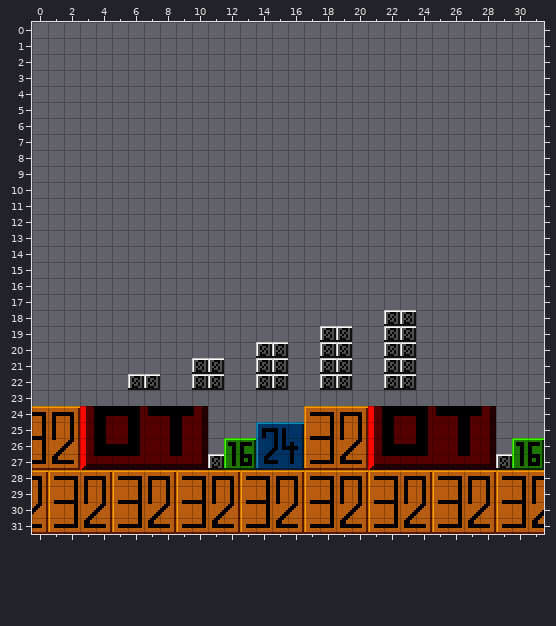
Tiled map -- tiled/tmx/dev/00_00.tmx. Above: the version before the commit.
Cells are 8x8 px. Shown: x 0..31, y 0..31.
After:
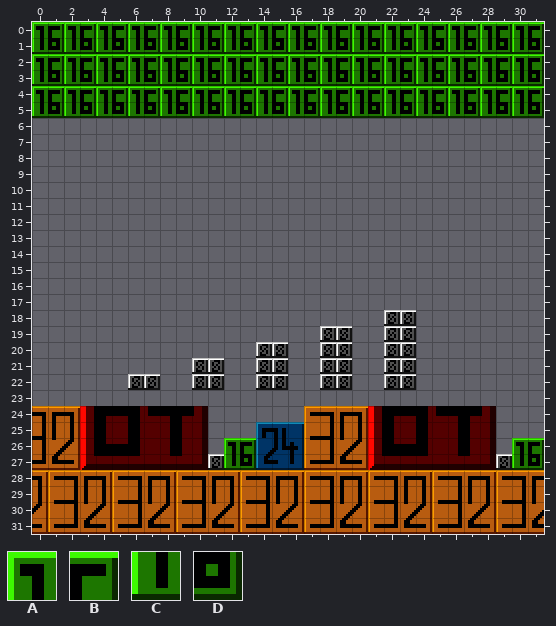
Key: from "dev": A 109, B 110, C 127, D 128.
_ is an empty cell, . an unchanged one.
Change:
--- layer "tiles"
@@ x 0..31 @@
- 0 ________________________________
- 1 ________________________________
- 2 ________________________________
- 3 ________________________________
- 4 ________________________________
- 5 ________________________________
+ 0 ABABABABABABABABABABABABABABABAB
+ 1 CDCDCDCDCDCDCDCDCDCDCDCDCDCDCDCD
+ 2 ABABABABABABABABABABABABABABABAB
+ 3 CDCDCDCDCDCDCDCDCDCDCDCDCDCDCDCD
+ 4 ABABABABABABABABABABABABABABABAB
+ 5 CDCDCDCDCDCDCDCDCDCDCDCDCDCDCDCD
